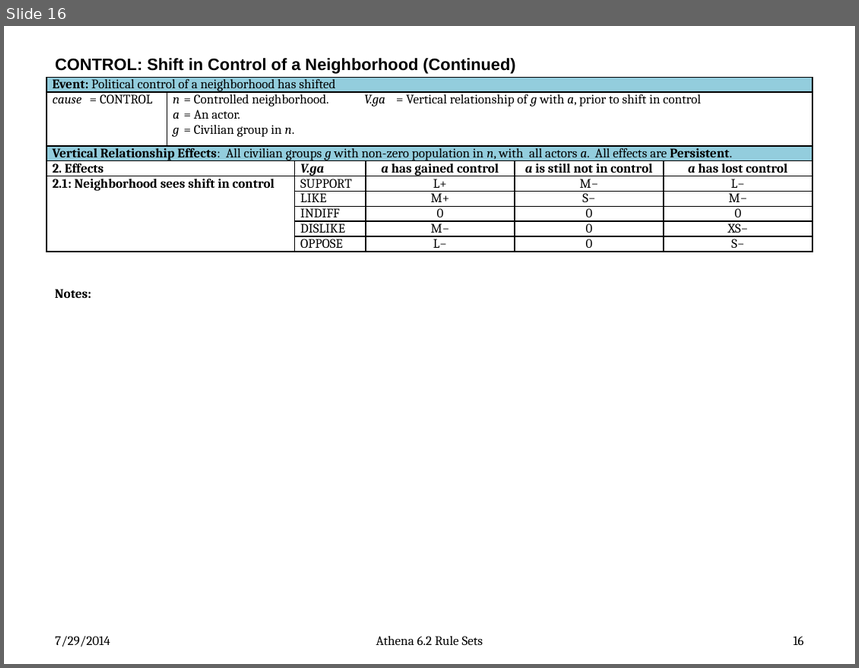
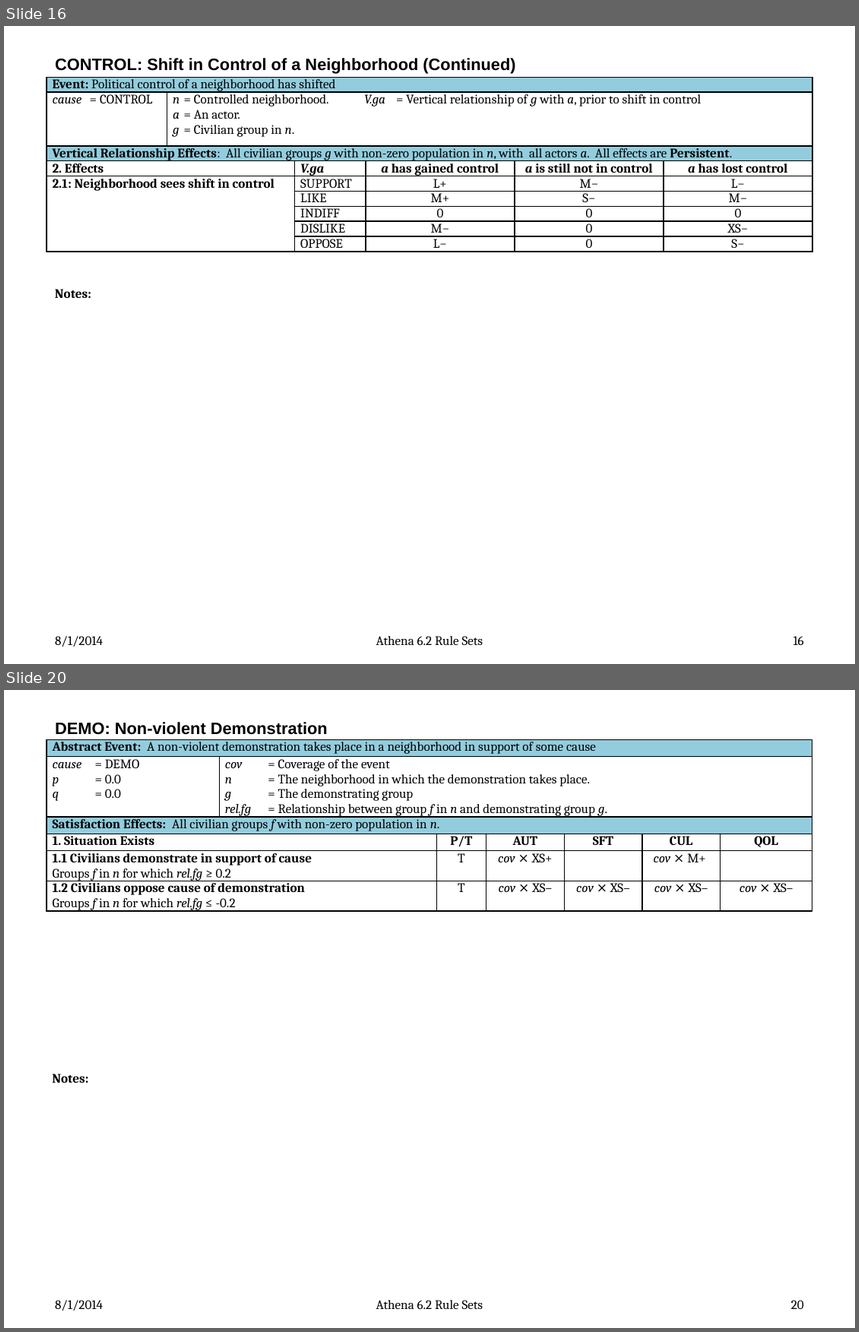
Before and after one commit to AthenaModel/athena-legacy, a slide deck: docs/dev/rules.pptx. Shown one above the other, each under a label of ours: slide 16 before the commit, slides 16 and 20 after it; the slides between them are not shown. The pictures are 859x668 and 859x1332 pixels, drawn with LibreOffice and Linux fonts; fonts in the diff are those of the drawing. Boxes give left, top, right and bottom in pixels: in the first picture for what was removed or moved away, otherwise in the second. Text is boxed around its words. In the diff, an @@ line names an element or a change of style, - is before the commit and + after.

Commit message:
Fixed Bug #{4561}
Added the new rule sets with their model parameters, updated the relevant
enumerations, added a test suite, and updated the Rules document.

```diff
--- a/docs/dev/rules.pptx
+++ b/docs/dev/rules.pptx
@@ slide 20 added at box(4, 690, 855, 1328), background #FFFFFF @@
@@ title added at box(55, 722, 328, 735), 14 pt, text #000000, bold @@
+DEMO: Non-violent Demonstration
@@ table added at box(47, 739, 813, 916), 6 rows, 7 columns @@
+Abstract Event: A non-violent demonstration takes place in a neighborhood in support of some cause |  |  |  |  |  | 
+cause = DEMO / p = 0.0 / q = 0.0 | cov = Coverage of the event / n = The neighborhood in which the demonstration takes place. / g = The demonstrating group / rel.fg = Relationship between group f in n and demonstrating group g. |  |  |  |  | 
+Satisfaction Effects: All civilian groups f with non-zero population in n. |  |  |  |  |  | 
+1. Situation Exists |  | P/T | AUT | SFT | CUL | QOL
+1.1 Civilians demonstrate in support of cause / Groups f in n for which rel.fg ≥ 0.2 |  | T | cov ⨯ XS+ |  | cov ⨯ M+ | 
+1.2 Civilians oppose cause of demonstration / Groups f in n for which rel.fg ≤ -0.2 |  | T | cov ⨯ XS– | cov ⨯ XS– | cov ⨯ XS– | cov ⨯ XS–
@@ text added at box(52, 1074, 88, 1083), 11 pt, text #000000, bold @@
+Notes:
@@ text added at box(55, 1300, 103, 1311), 11 pt, text #000000 @@
+8/1/2014
@@ text added at box(376, 1300, 484, 1309), 11 pt, text #000000 @@
+Athena 6.2 Rule Sets
@@ page number added at box(791, 1300, 804, 1309), 11 pt, text #000000 @@
+20
@@ slide 16 changed as well @@
@@ text at box(55, 636, 103, 647): text changed @@
-7/29/2014
+8/1/2014
```
Also in this commit, not shown: 72 other slides changed, 6 other slides added, 6 other files.
